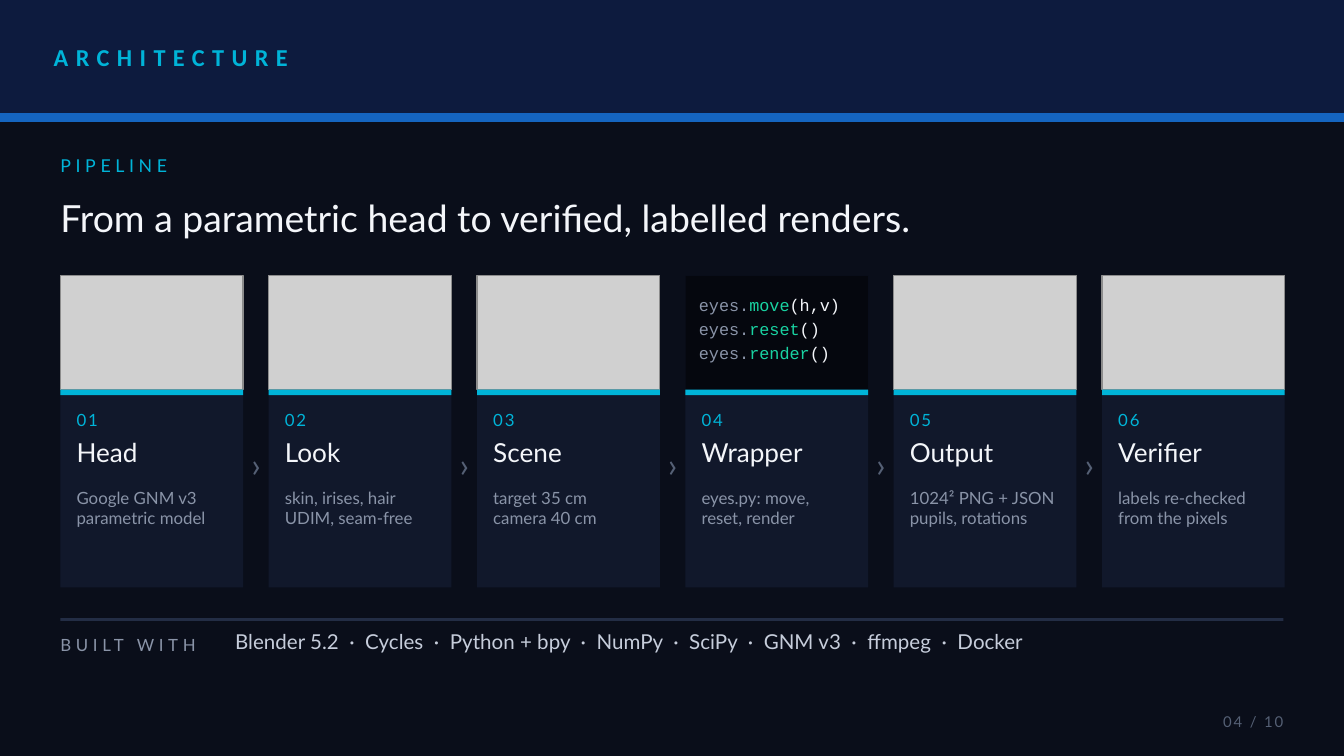
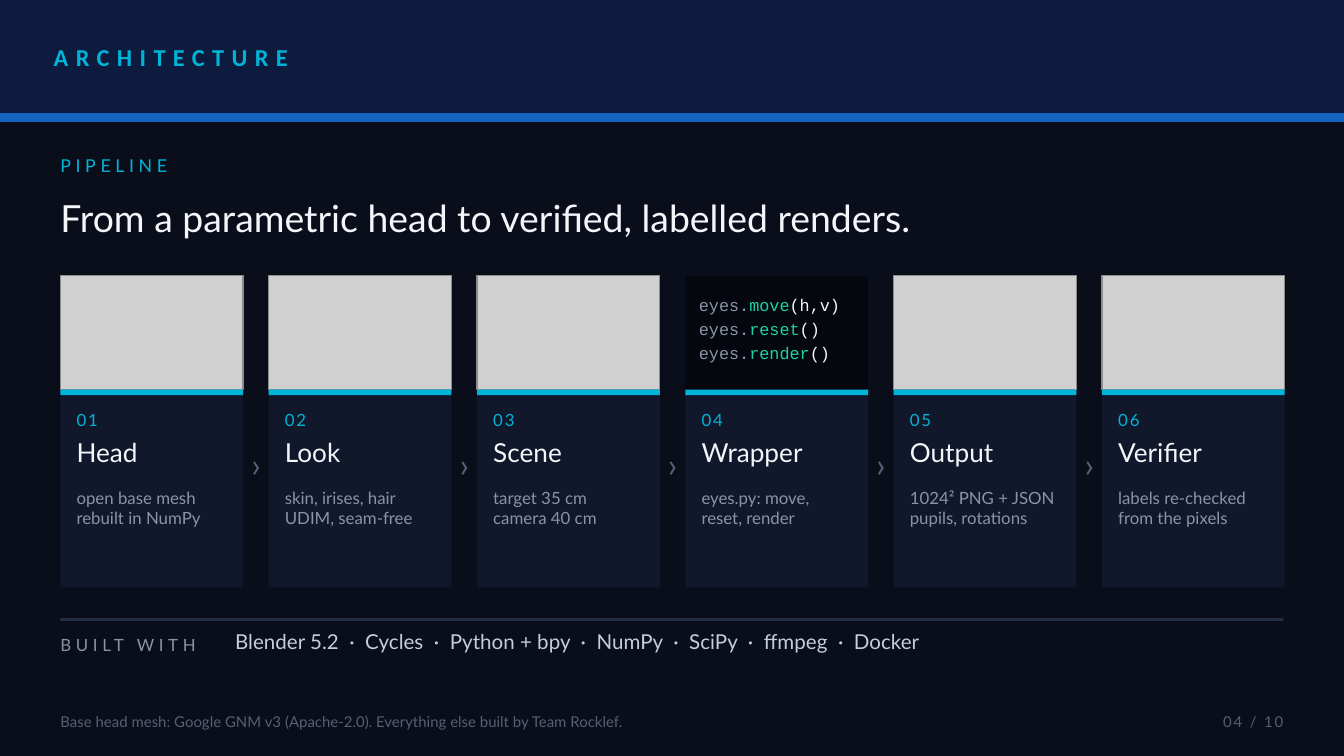
Before and after one commit to rocklef/xr-hackathon-track1, a slide deck: slide 4 of presentation/SRMIST_Rocklef.pptx. Drawn at 1344x756 pixels with LibreOffice and Linux fonts; fonts in the diff are those of the drawing; grey boxes stand for pictures. Boxes give left, top, right and bottom in pixels: in the first picture for what was removed or moved away, otherwise in the second. Text is boxed around its words. In the diff, an @@ line names an element or a change of style, - is before the commit and + after.

```diff
--- a/presentation/SRMIST_Rocklef.pptx
+++ b/presentation/SRMIST_Rocklef.pptx
@@ text at [77, 491, 200, 527]: text changed @@
-Google GNM v3
-parametric model
+open base mesh
+rebuilt in NumPy
@@ text at [235, 634, 919, 653]: text changed @@
-Blender 5.2 · Cycles · Python + bpy · NumPy · SciPy · GNM v3 · ffmpeg · Docker
+Blender 5.2 · Cycles · Python + bpy · NumPy · SciPy · ffmpeg · Docker
@@ text added at [60, 716, 622, 730], 8 pt, text #556075 @@
+Base head mesh: Google GNM v3 (Apache-2.0). Everything else built by Team Rocklef.
```
Also in this commit, not shown: 2 other slides changed, 7 other files.
